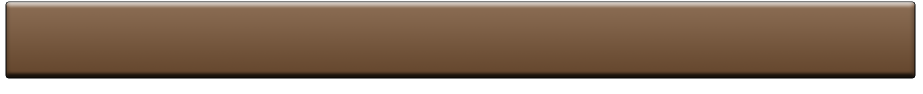
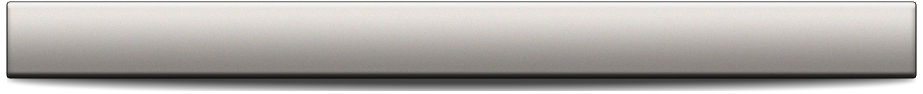
The second (923, 94) image is a revision of the first. Changes to its layers:
renamed "bg" to "Background", showed it, moved it above "Shadow", painted on it, unmasked it over left=6, top=2, right=916, bottom=78
renamed "red band" to "Shadow", showed it, opacity 100% → 73%, painted on it over left=7, top=1, right=916, bottom=91
removed layer "bg_hover" over left=6, top=2, right=915, bottom=78
